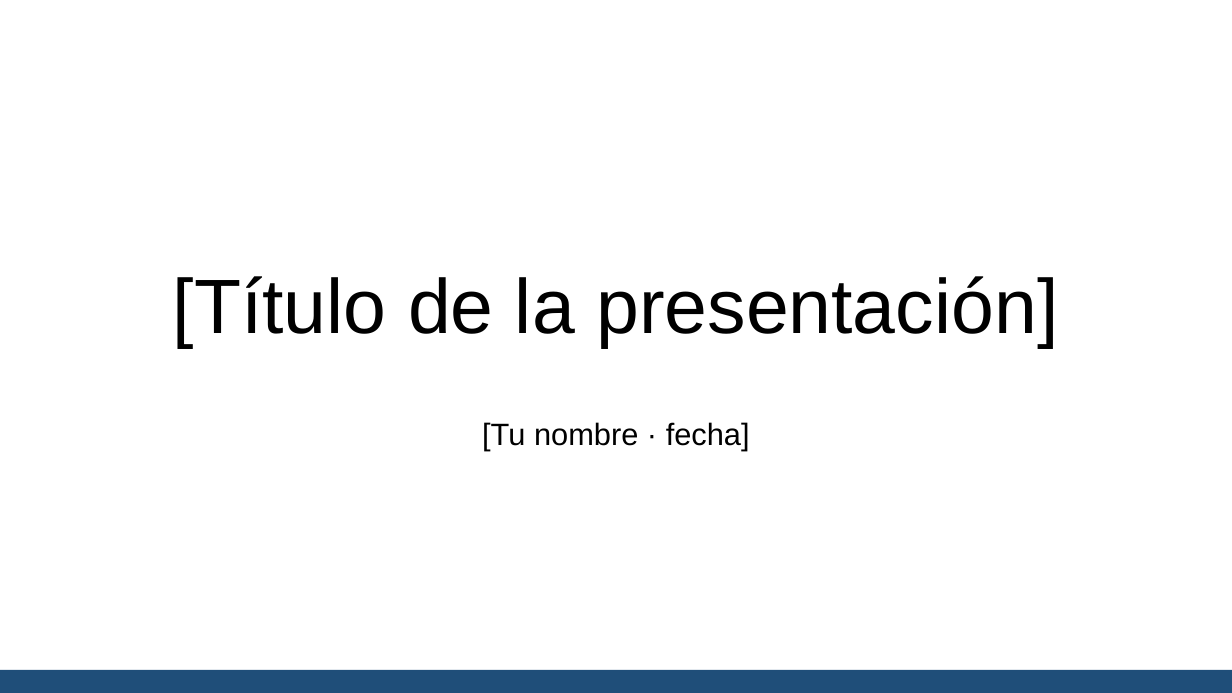
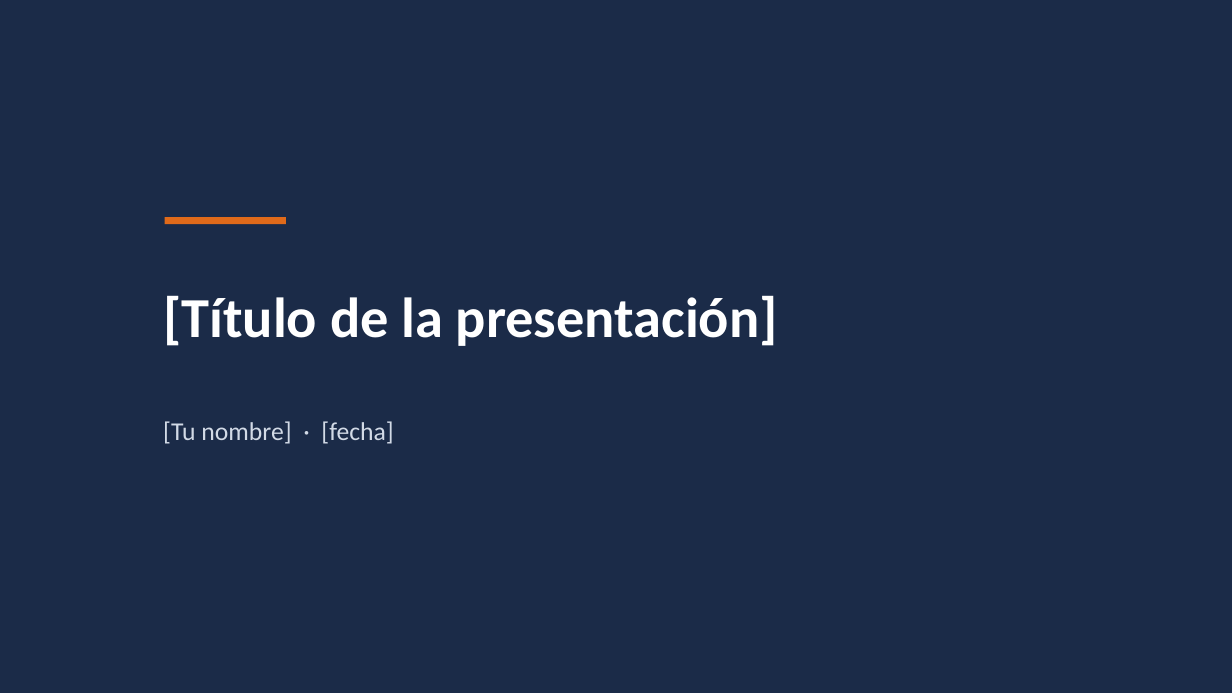
Before and after one commit to MolinoSuite/Molino, a slide deck: slide 1 of resources/templates/es/presentacion.pptx. Drawn at 1232x693 pixels with LibreOffice and Linux fonts; fonts in the diff are those of the drawing. Boxes give left, top, right and bottom in pixels: in the first picture for what was removed or moved away, otherwise in the second. Text is boxed around its words. In the diff, an @@ line names an element or a change of style, - is before the commit and + after.

```diff
--- a/resources/templates/es/presentacion.pptx
+++ b/resources/templates/es/presentacion.pptx
@@ background #FFFFFF to #1B2B48 @@
@@ title "[Título de la presentación]" at (x1=163, y1=295, x2=778, y2=346): size 60 to 44 pt, font Arial to Calibri, text colour #000000 to #FFFFFF, bold on; alignment centre to left @@
@@ rectangle added at (x1=165, y1=217, x2=286, y2=225), fill #E06A1A @@
@@ subtitle at (x1=163, y1=421, x2=393, y2=444): text changed; size 24 to 20 pt; font Arial to Calibri; text colour #000000 to #D2DAE6 @@
-[Tu nombre · fecha]
+[Tu nombre] · [fecha]
@@ rectangle removed at (x1=0, y1=670, x2=1232, y2=693) @@
```
Also in this commit, not shown: 2 other slides changed, 4 slides added, 2 slides removed, 11 other files.
